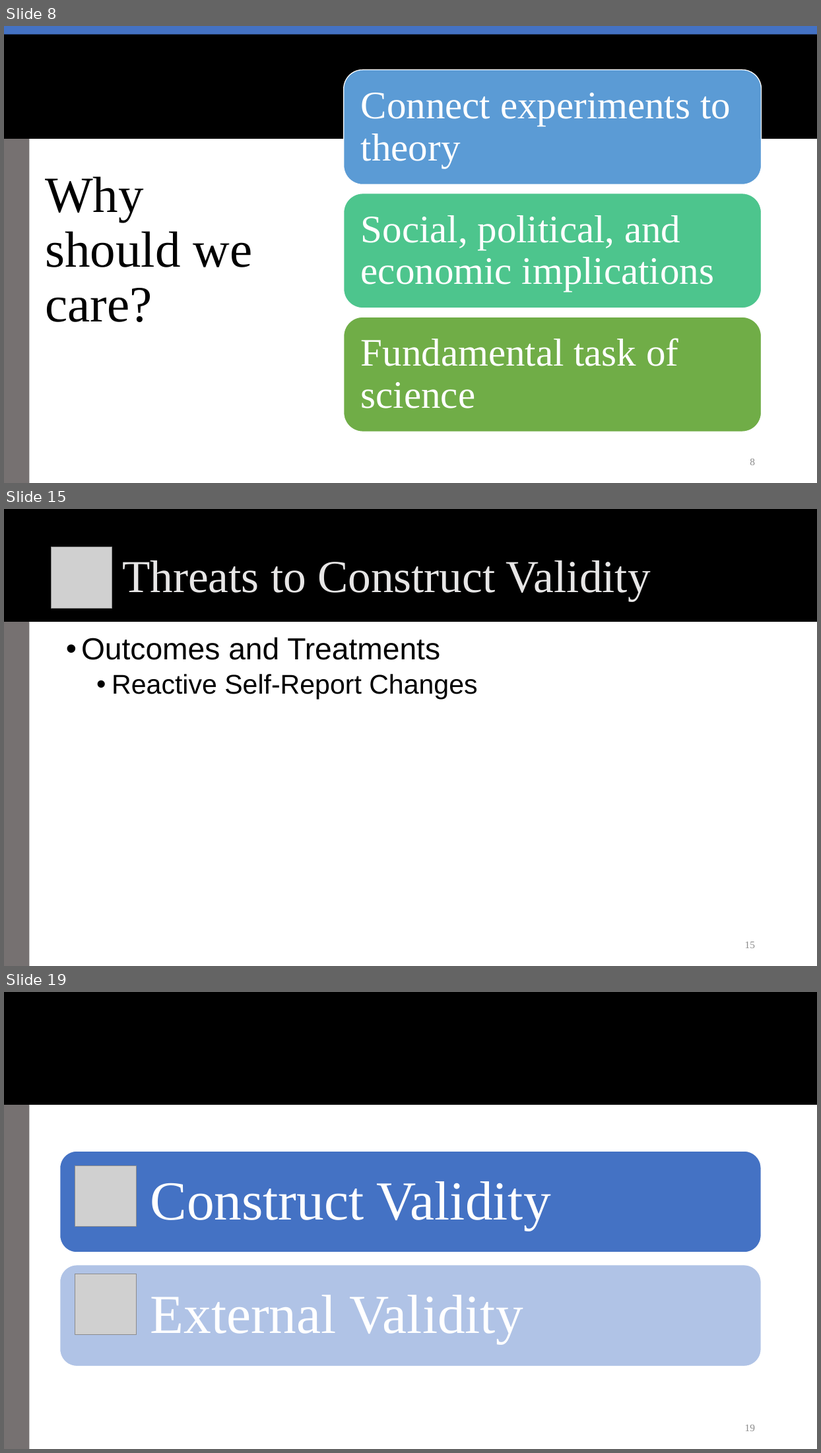
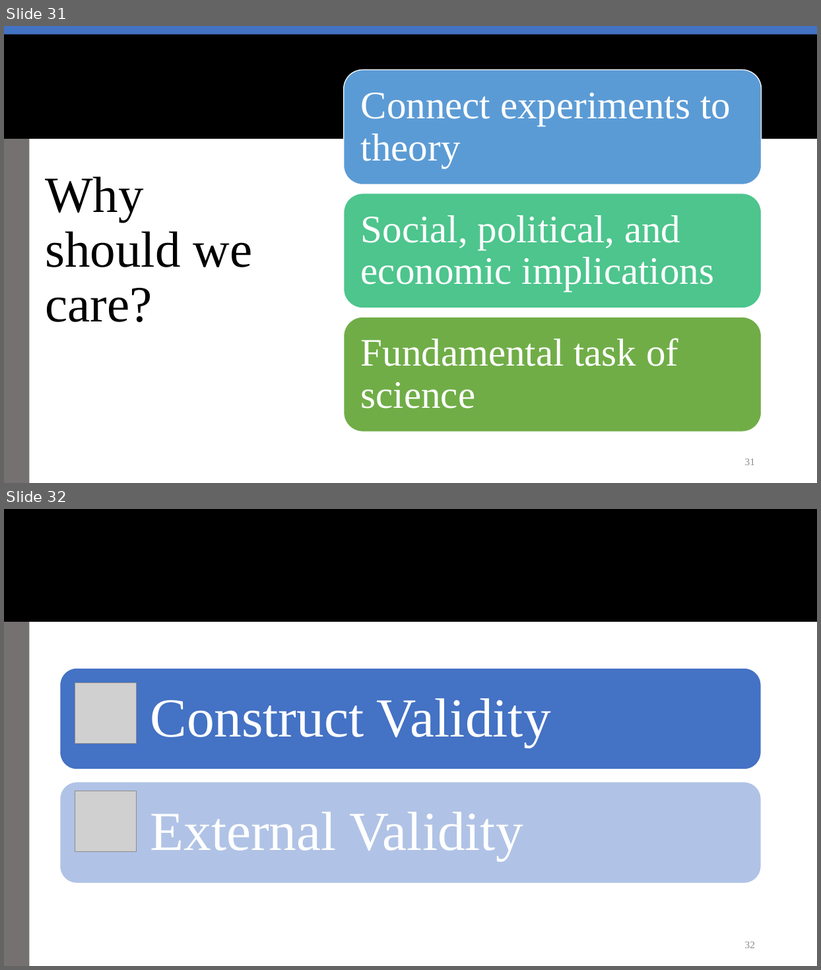
Before and after one commit to rossdahlke/course_writings, a slide deck: stanford_comm_318/week_03/week_03_scc.pptx. Shown one above the other, each under a label of ours: slides 8, 15 and 19 before the commit, slides 31 and 32 after it; the slides between them are not shown. The pictures are 821x1453 and 821x970 pixels, drawn with LibreOffice and Linux fonts; fonts in the diff are those of the drawing; grey boxes stand for pictures; background and template pictures are left out. Boxes give left, top, right and bottom in pixels: in the first picture for what was removed or moved away, otherwise in the second. Text is boxed around its words. In the diff, an @@ line names an element or a change of style, - is before the commit and + after.

```diff
--- a/stanford_comm_318/week_03/week_03_scc.pptx
+++ b/stanford_comm_318/week_03/week_03_scc.pptx
@@ slide 15 removed at <box>4,509,817,966</box>, background #FFFFFF; not listed: 2 template elements that a slide beside it also shows @@
@@ picture removed at <box>52,547,113,608</box> @@
@@ title removed at <box>122,560,651,601</box> @@
-Threats to Construct Validity
@@ text removed at <box>81,637,477,700</box> @@
-• Outcomes and Treatments
-  • Reactive Self-Report Changes
@@ page number removed at <box>745,942,755,949</box> @@
-15
@@ what was slide 8 is now slide 31 @@
@@ page number at <box>745,459,755,466</box>: text changed @@
-8
+31
@@ what was slide 19 is now slide 32 @@
@@ page number at <box>745,942,755,949</box>: text changed @@
-19
+32
```
Also in this commit, not shown: 8 slides changed, 34 slides added, 7 other slides removed, 1 other file.
